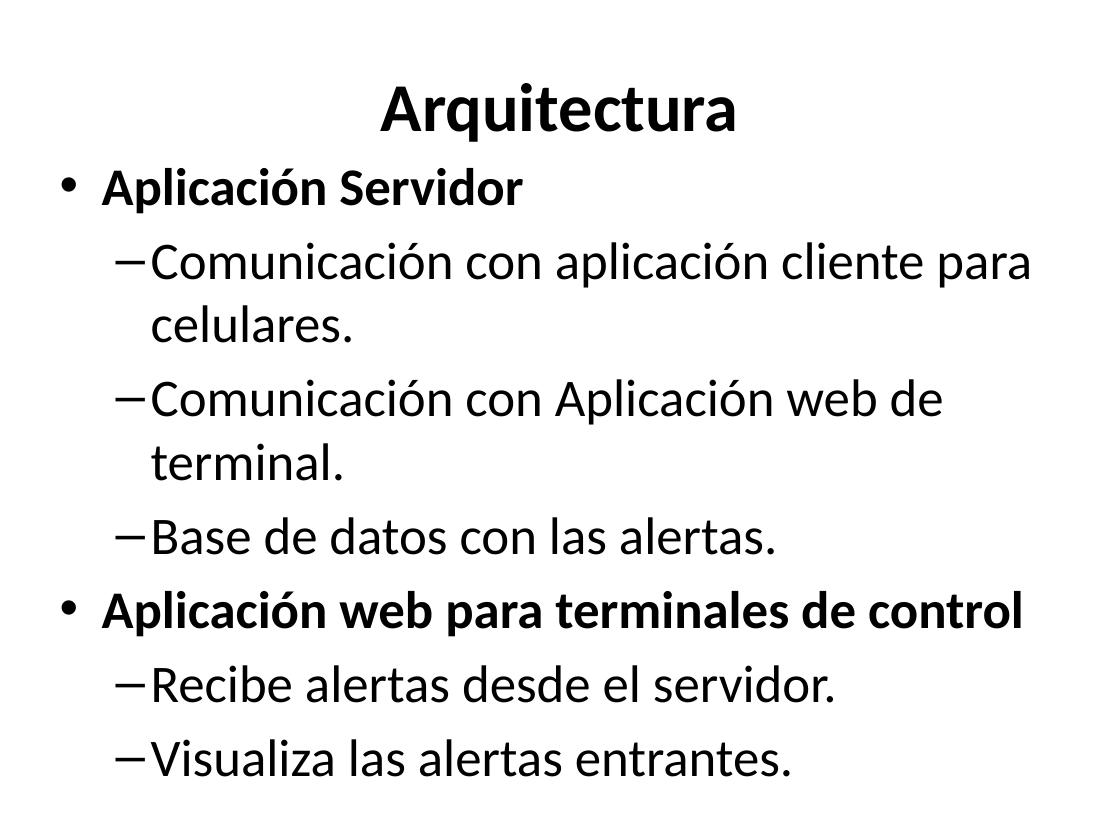
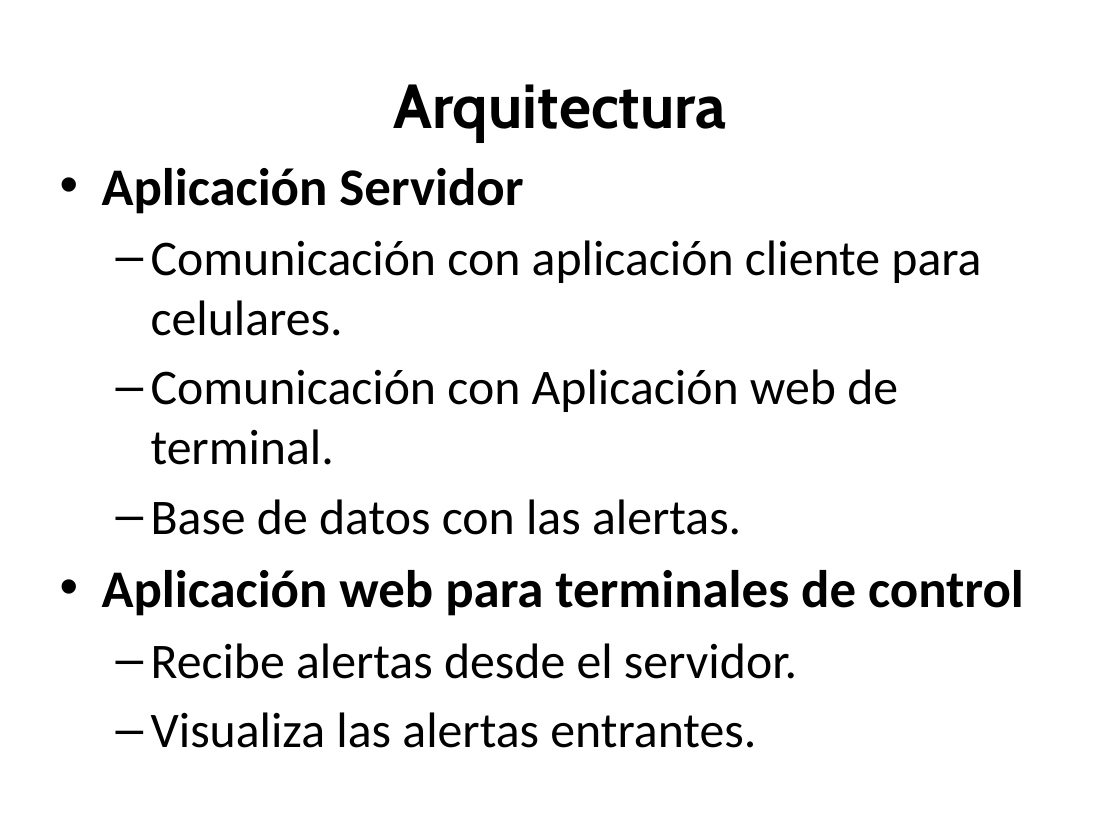
Before and after one commit to jmonetti/2012-1er-taller-de-desarrollo-de-proyectos-i, a slide deck: slide 20 of docs/Presentacion final/PresentacionFinal_V7.pptx. Drawn at 1120x840 pixels with LibreOffice and Linux fonts; fonts in the diff are those of the drawing; background and template pictures are left out. Boxes give left, top, right and bottom in pixels: in the first picture for what was removed or moved away, otherwise in the second. Text is boxed around its words. In the diff, an @@ line names an element or a change of style, - is before the commit and + after.

```diff
--- a/docs/Presentacion final/PresentacionFinal_V7.pptx
+++ b/docs/Presentacion final/PresentacionFinal_V7.pptx
@@ title "Arquitectura" at box(393, 84, 726, 142): size 44 to 40 pt, font Calibri to Cabin @@
@@ text at box(151, 240, 981, 748): size 34 to 32 pt in "Comunicación con aplicación cliente para celulares.", "Comunicación con Aplicación web de terminal.", "Base de datos con las alertas.", "Recibe alertas desde el servidor." and 1 more places @@
```
Also in this commit, not shown: 22 other slides changed.
